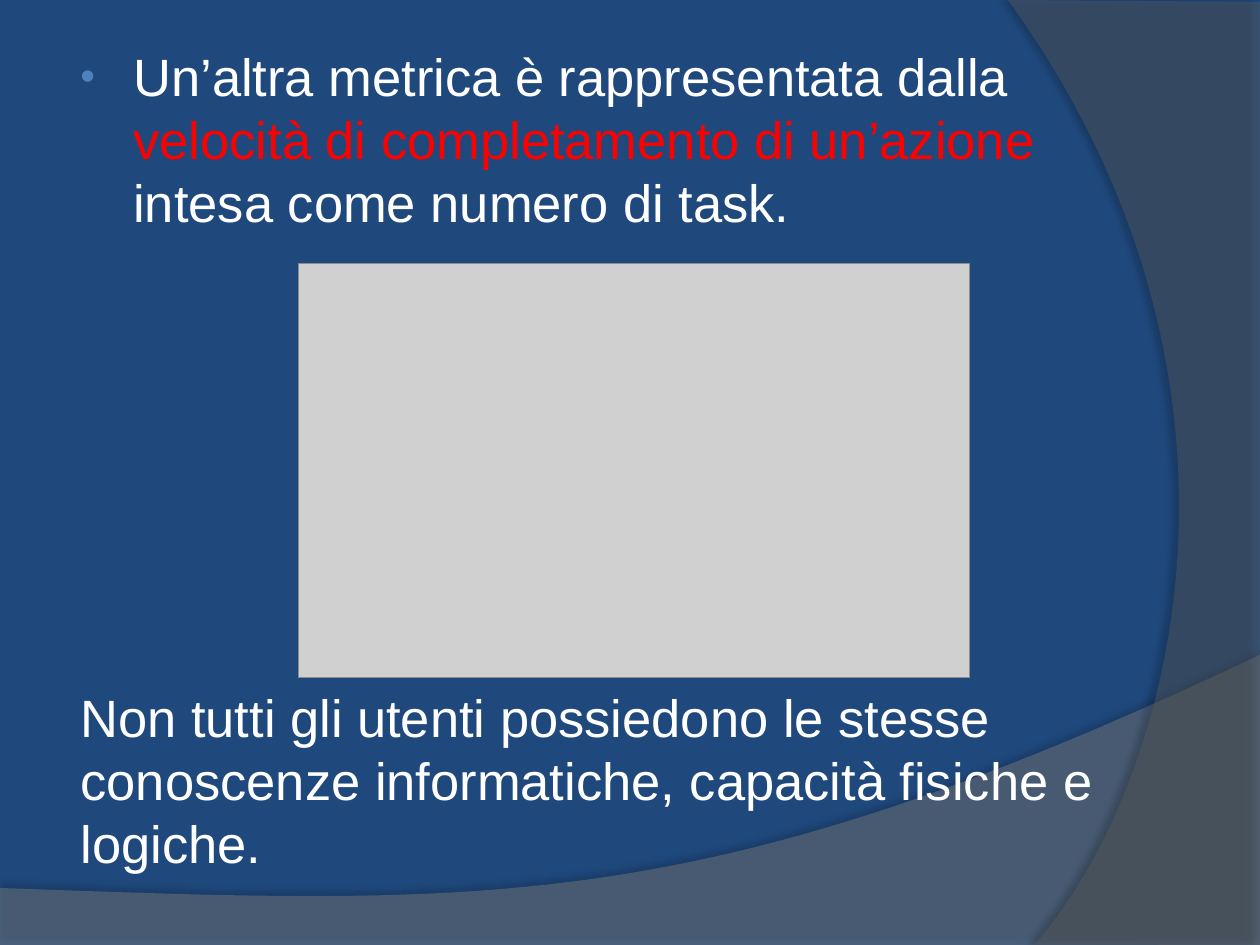
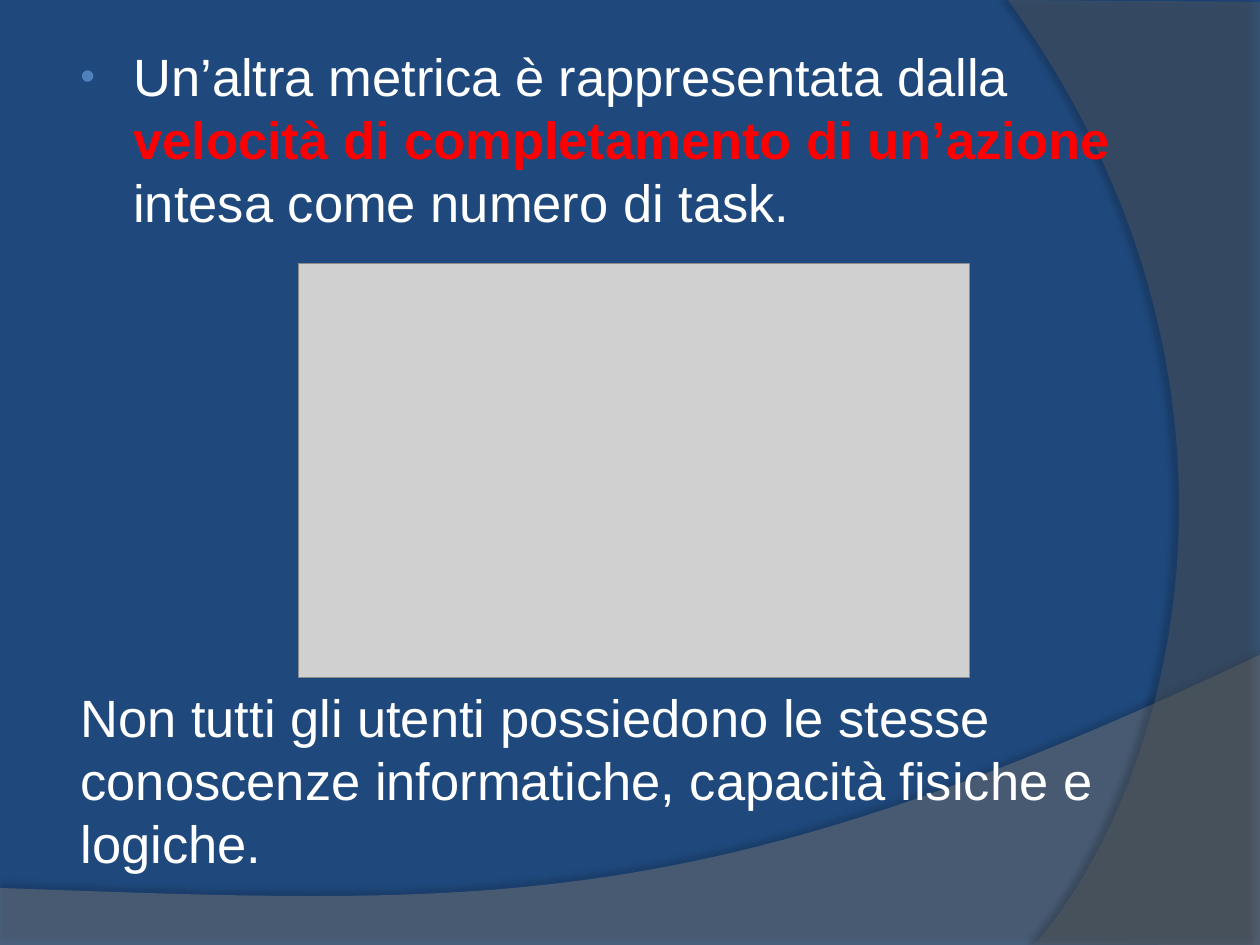
Before and after one commit to yan0z/ISW, a slide deck: slide 11 of Quesito 2 Team/1.ISW-Metrica.pptx. Drawn at 1260x945 pixels with LibreOffice and Linux fonts; fonts in the diff are those of the drawing; grey boxes stand for pictures. Boxes give left, top, right and bottom in pixels: in the first picture for what was removed or moved away, otherwise in the second. Text is boxed around its words. In the diff, an @@ line names an element or a change of style, - is before the commit and + after.

```diff
--- a/Quesito 2 Team/1.ISW-Metrica.pptx
+++ b/Quesito 2 Team/1.ISW-Metrica.pptx
@@ text at [133, 57, 1109, 223]: bold on in "velocità di completamento di un’azione" @@
```
Also in this commit, not shown: 4 other slides changed, 3 slides added, 8 other files.
